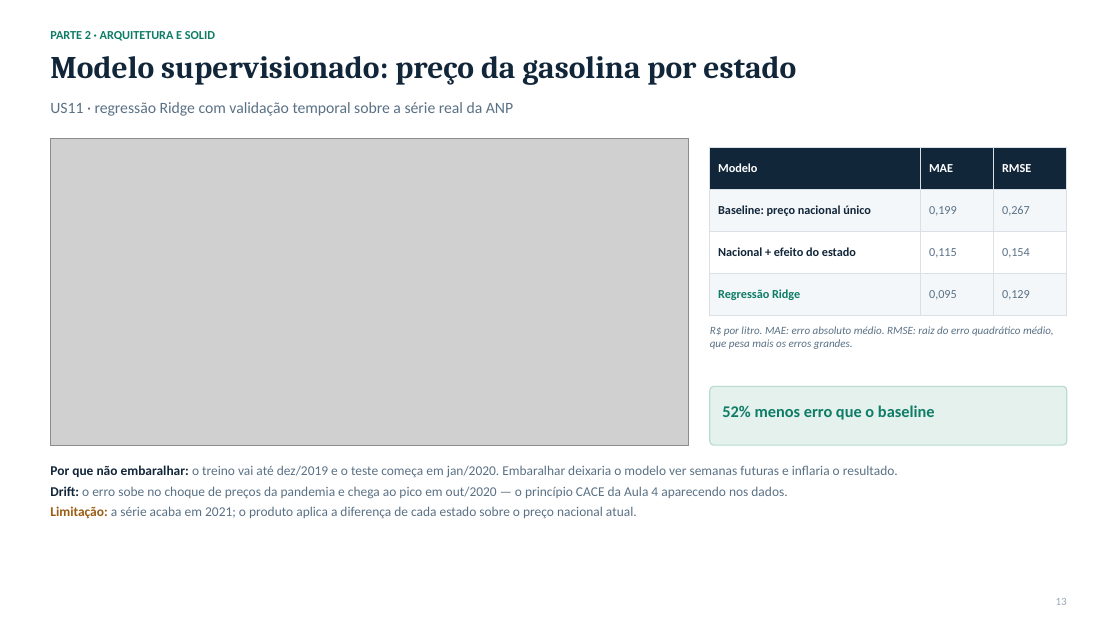
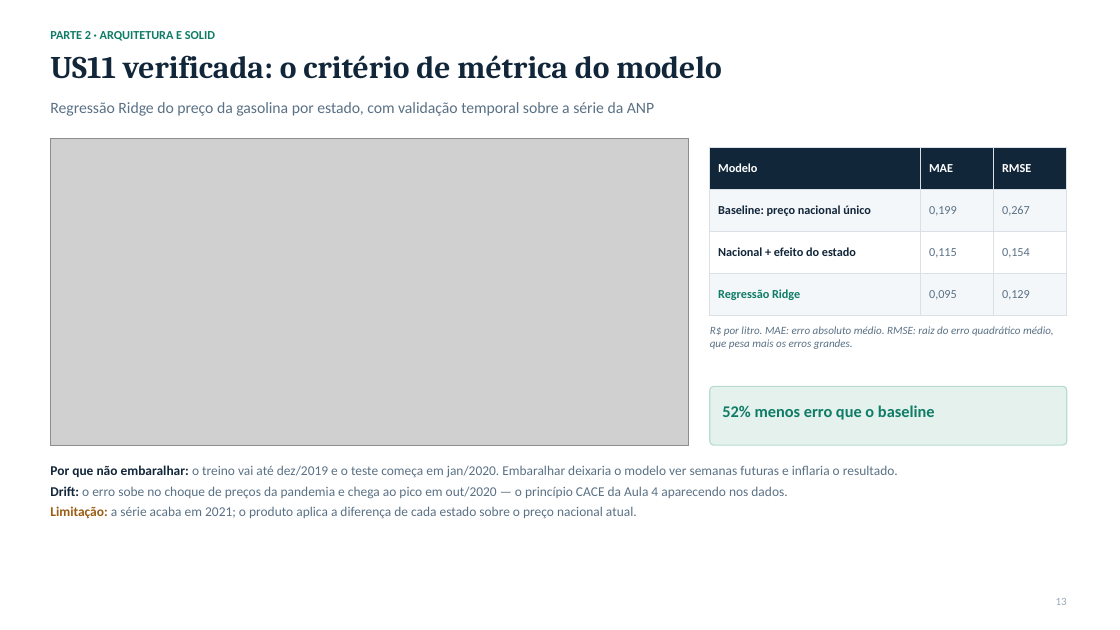
Before and after one commit to davi-cassiano/Projeto-Varela, a slide deck: slide 13 of docs/apresentacao-checkpoint-4-6.pptx. Drawn at 1120x630 pixels with LibreOffice and Linux fonts; fonts in the diff are those of the drawing; grey boxes stand for pictures. Boxes give left, top, right and bottom in pixels: in the first picture for what was removed or moved away, otherwise in the second. Text is boxed around its words. In the diff, an @@ line names an element or a change of style, - is before the commit and + after.

```diff
--- a/docs/apresentacao-checkpoint-4-6.pptx
+++ b/docs/apresentacao-checkpoint-4-6.pptx
@@ text at bbox=[50, 55, 721, 79]: text changed @@
-Modelo supervisionado: preço da gasolina por estado
+US11 verificada: o critério de métrica do modelo
@@ text at bbox=[50, 102, 654, 116]: text changed @@
-US11 · regressão Ridge com validação temporal sobre a série real da ANP
+Regressão Ridge do preço da gasolina por estado, com validação temporal sobre a série da ANP
```
Also in this commit, not shown: 7 other slides changed.
